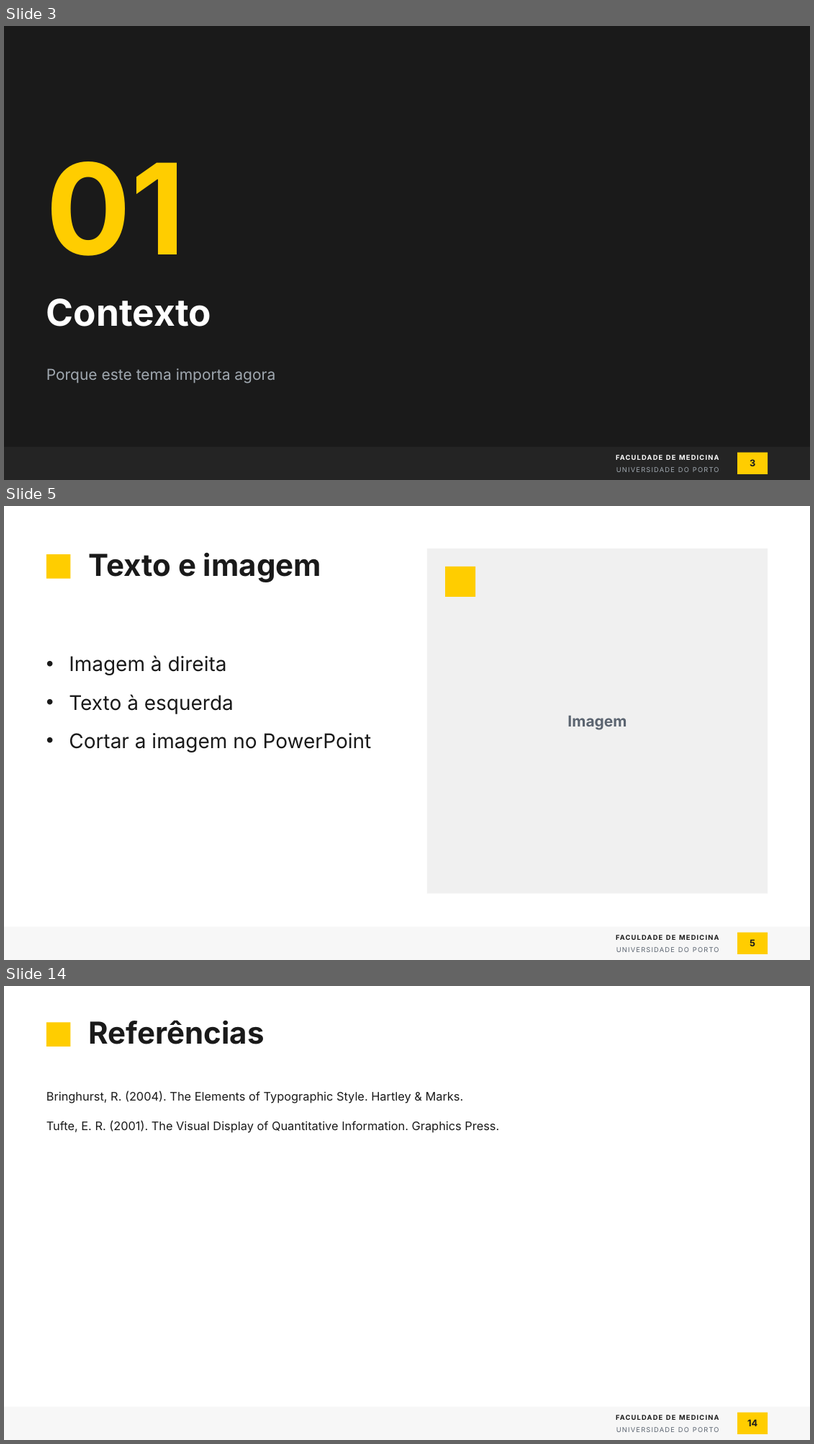
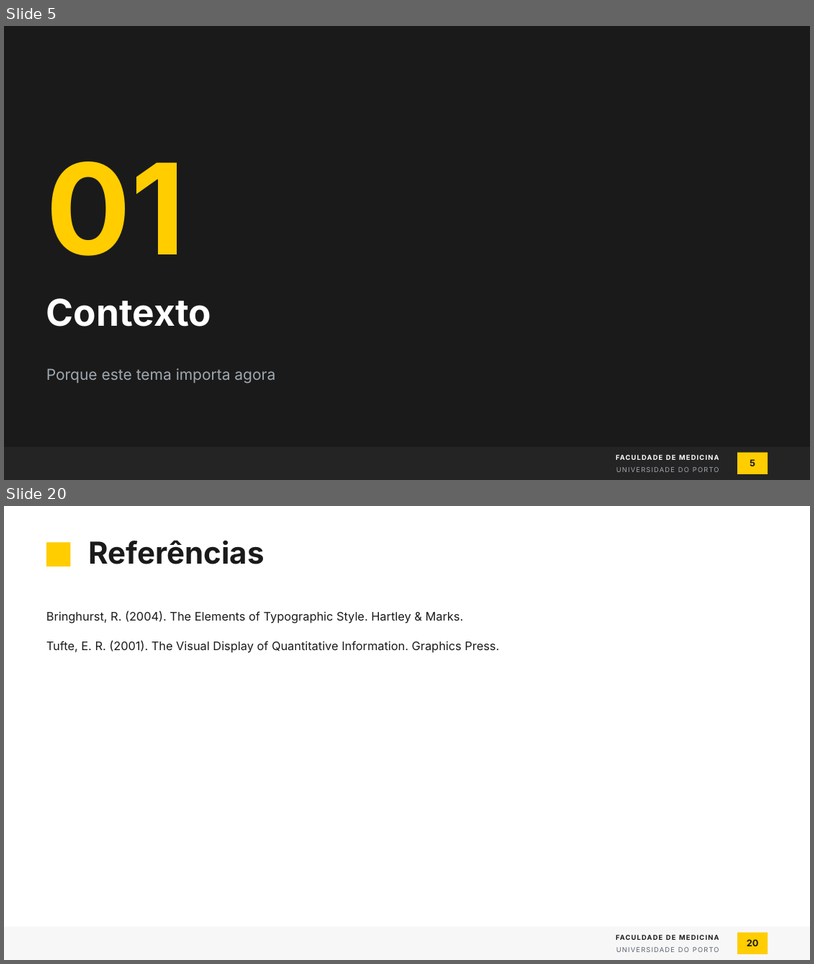
Before and after one commit to tiagojct/quarto-fmup, a slide deck: pptx/fmup-exemplo.pptx. Shown one above the other, each under a label of ours: slides 3, 5 and 14 before the commit, slides 5 and 20 after it; the slides between them are not shown. The pictures are 814x1444 and 814x964 pixels, drawn with LibreOffice and Linux fonts; fonts in the diff are those of the drawing; background and template pictures are left out. Boxes give left, top, right and bottom in pixels: in the first picture for what was removed or moved away, otherwise in the second. Text is boxed around its words. In the diff, an @@ line names an element or a change of style, - is before the commit and + after.

```diff
--- a/pptx/fmup-exemplo.pptx
+++ b/pptx/fmup-exemplo.pptx
@@ slide 5 removed at (x1=4, y1=506, x2=810, y2=960), background #FFFFFF; not listed: 4 template elements that a slide beside it also shows @@
@@ rectangle removed at (x1=427, y1=548, x2=768, y2=893) @@
@@ rectangle removed at (x1=46, y1=554, x2=70, y2=579) @@
@@ title removed at (x1=89, y1=552, x2=322, y2=582) @@
-Texto e imagem
@@ rectangle removed at (x1=445, y1=566, x2=476, y2=597) @@
@@ text removed at (x1=69, y1=655, x2=372, y2=752) @@
-• Imagem à direita
-• Texto à esquerda
-• Cortar a imagem no PowerPoint
@@ text removed at (x1=568, y1=715, x2=627, y2=730) @@
-Imagem
@@ page number removed at (x1=750, y1=939, x2=756, y2=946) @@
-5
@@ what was slide 3 is now slide 5 @@
@@ page number at (x1=750, y1=459, x2=756, y2=466): text changed @@
-3
+5
@@ what was slide 14 is now slide 20 @@
@@ page number at (x1=747, y1=939, x2=759, y2=946): text changed @@
-14
+20
```
Also in this commit, not shown: 10 slides changed, 8 slides added, 1 other slide removed, 5 other files.
